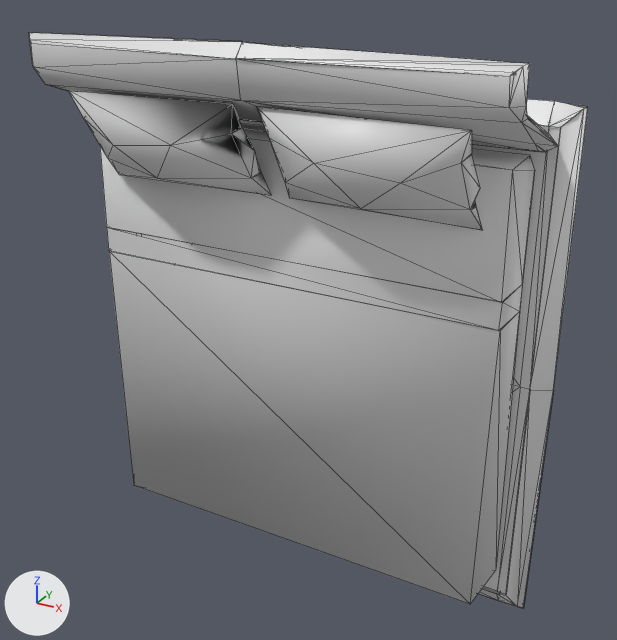
An edit to the OBJ model datasets/ModelNet9/bed/train/bed_0007.obj, drawn before and after from the same camera.
Rendered twice from a 50 mm lens placed at (0.685, -1.192, 0.624), pointed at (0.019, 0.018, 0.019). Lighting does not change. The marker at lower left points along +X, +Y and +Z. Mesh edges are drawn as thin lines. Where no turn or scale is listed for an object, it has been applied to the vertices. Vertices at the same position are counted once.

Objects in the first picture: 'bed_0007'.
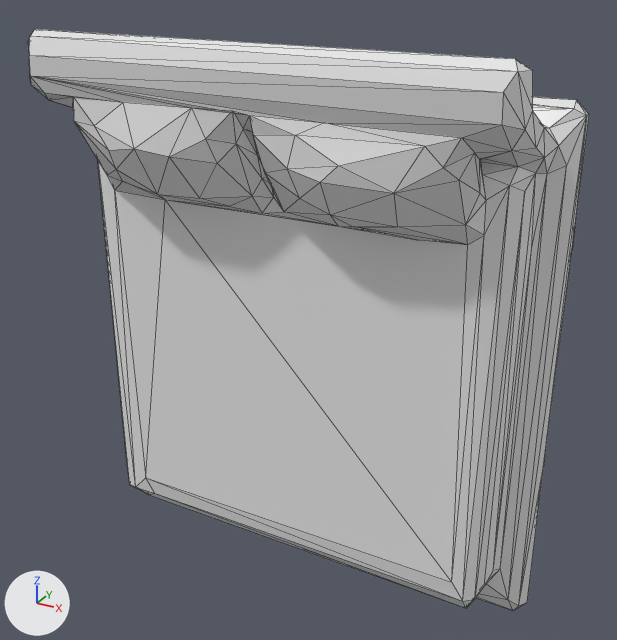
Edits to the bpy script that builds the scene:
```text
Change me_bed_0007:
    used by ob_bed_0007; location = (0.0, 0.0, 0.0)
    remove me_bed_0007.from_pydata(...)  # 409 vertices, 414 faces, 92 loose edges; spans x -0.441..0.441, y -0.158..0.153, z -0.5..0.5
    add me_bed_0007.from_pydata(...)  # 246 vertices, 500 faces; spans x -0.444..0.443, y -0.171..0.167, z -0.5..0.5
    me_bed_0007 part 1: the loose piece of 28 vertices spanning x -0.393..0.385, y -0.034..0.067, z -0.428..0.341 is rebuilt with 246 vertices and now spans x -0.444..0.443, y -0.171..0.167, z -0.5..0.5
    me_bed_0007 part 2: 17 loose pieces with 197 vertices, spanning x -0.441..0.441, y -0.156..0.153, z -0.5..0.418, are deleted
    me_bed_0007 part 3
    184 vertices are removed from x -0.408..0.408, y -0.158..0.066, z 0.35..0.5
    144 faces are deleted
    72 loose edges are deleted
    me_bed_0007 part 4: the surface is now shaded flat
```

Location of each change, [x1, y1, x2, y2] in pixels of the pictures (617 x 640 px):
'bed_0007', reshaped: before [29, 32, 588, 608]; after [28, 29, 589, 611]
part 1 of me_bed_0007, rebuilt (29% wider, 21% taller): before [100, 123, 535, 604]; after [28, 29, 589, 611]
part 2 of me_bed_0007, deleted: before [68, 90, 588, 608]
part 3 of me_bed_0007, deleted: before [29, 32, 557, 152]
